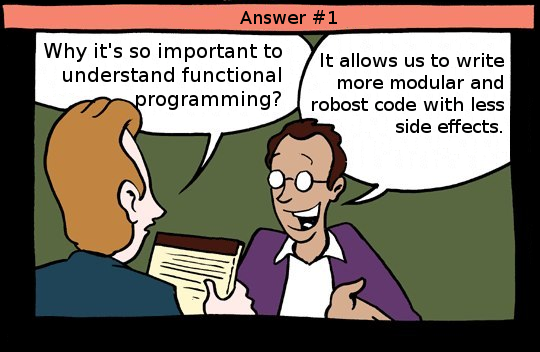
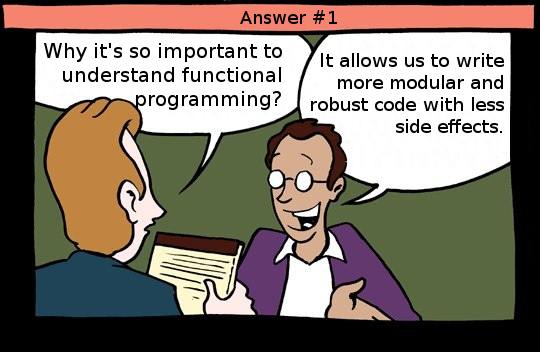
Layers edited between the first and the second 540 x 352 image:
painted on "It allows us to write more mod..." over 311, 97, 351, 111
